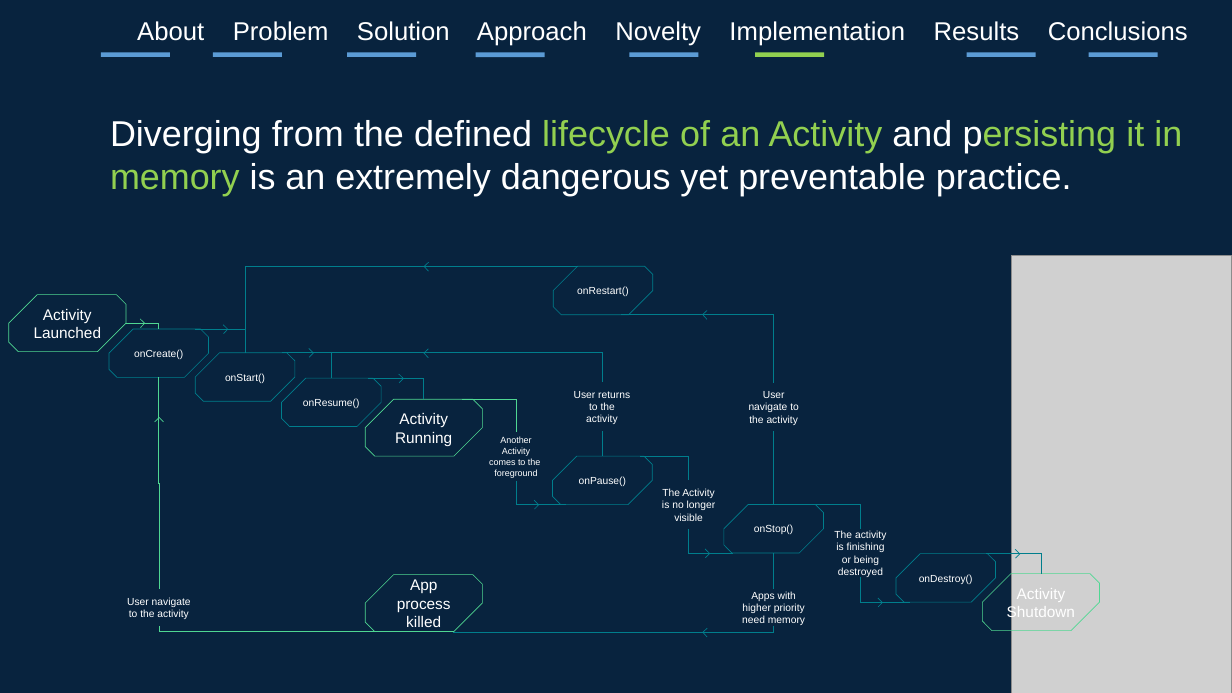
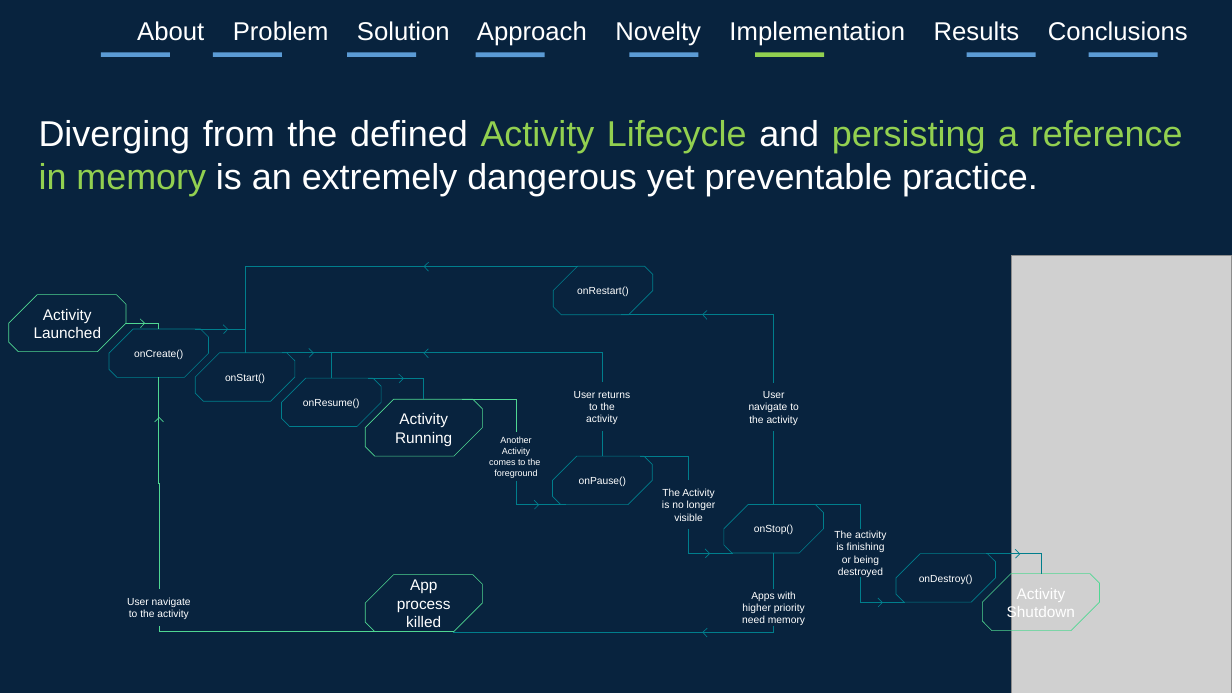
Before and after one commit to jsachs/infer, a slide deck: slide 14 of infeRS/InfeRS.pptx (slide 13 before the commit). Drawn at 1232x693 pixels with LibreOffice and Linux fonts; fonts in the diff are those of the drawing; grey boxes stand for pictures. Boxes give left, top, right and bottom in pixels: in the first picture for what was removed or moved away, otherwise in the second. Text is boxed around its words. In the diff, an @@ line names an element or a change of style, - is before the commit and + after.

```diff
--- a/infeRS/InfeRS.pptx
+++ b/infeRS/InfeRS.pptx
@@ text at <box>39,120,1183,196</box>: text changed @@
-Diverging from the defined lifecycle of an Activity and persisting it in memory is an extremely dangerous yet preventable practice.
+Diverging from the defined Activity Lifecycle and persisting a reference in memory is an extremely dangerous yet preventable practice.
```
Also in this commit, not shown: 8 other slides changed, 8 slides added, 4 other files.
